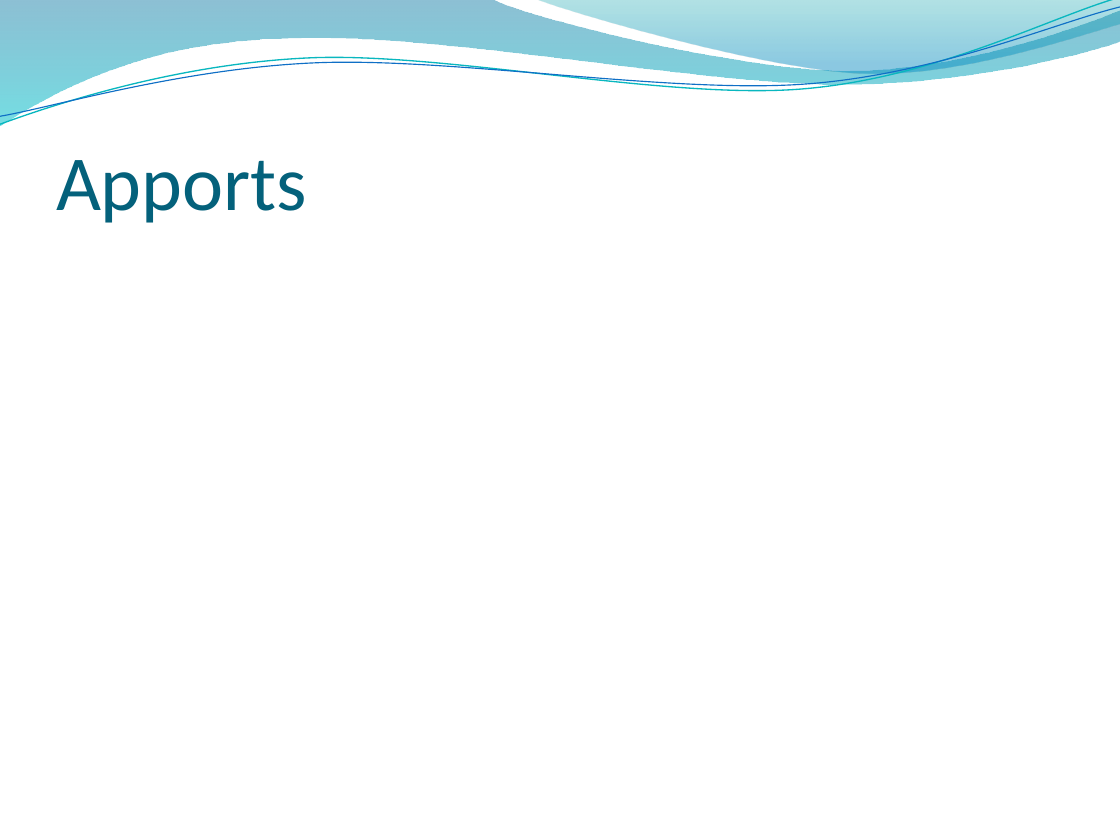
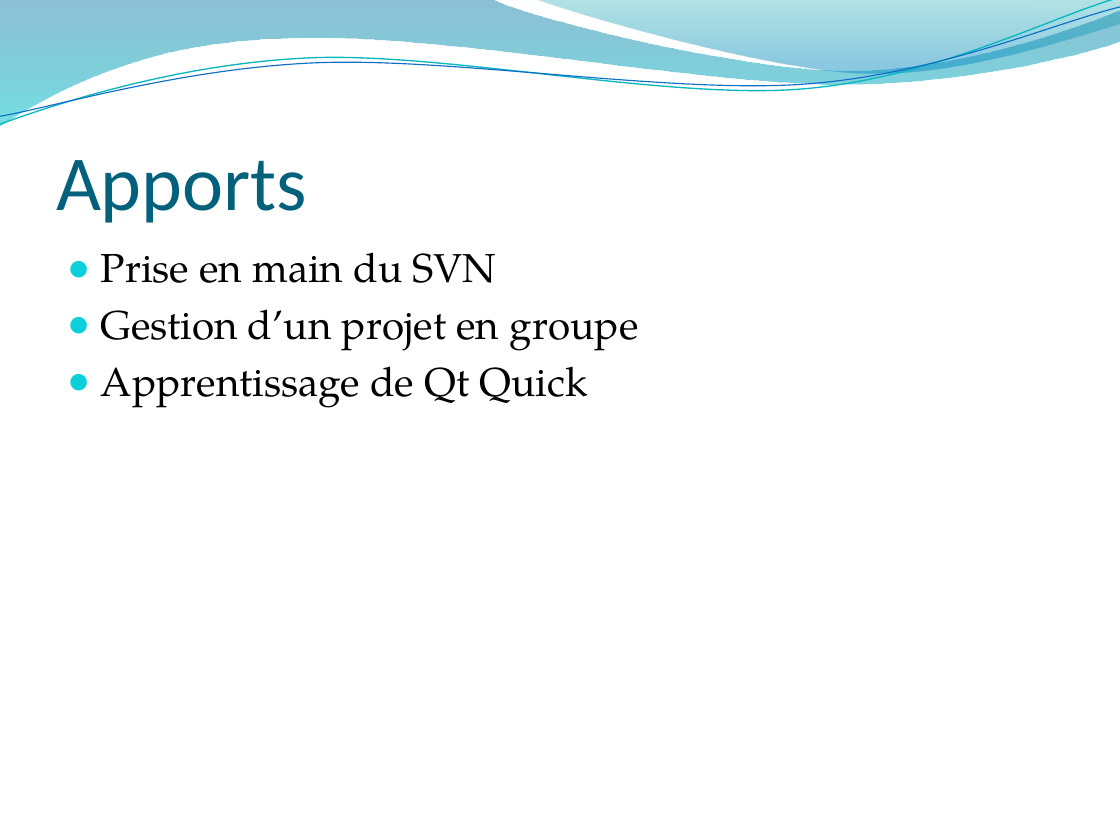
Before and after one commit to SullyP/candy-crush-like, a slide deck: slide 8 of Sweet Candy.pptx. Drawn at 1120x840 pixels with LibreOffice and Linux fonts; fonts in the diff are those of the drawing; background and template pictures are left out. Boxes give left, top, right and bottom in pixels: in the first picture for what was removed or moved away, otherwise in the second. Text is boxed around its words. In the diff, an @@ line names an element or a change of style, - is before the commit and + after.

```diff
--- a/Sweet Candy.pptx
+++ b/Sweet Candy.pptx
@@ text added at (101, 252, 638, 408), 26 pt, text #000000 @@
+● Prise en main du SVN
+● Gestion d’un projet en groupe
+● Apprentissage de Qt Quick
```
Also in this commit, not shown: 4 other slides changed.
